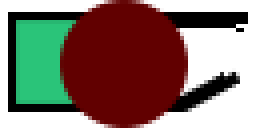
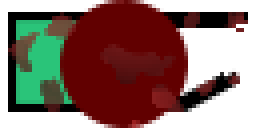
Layered file, before and after one edit (256 × 128). Changes by layer:
added layer "Layer 1" (73%) above "Ellipse 1" over left=8, top=0, right=248, bottom=128
